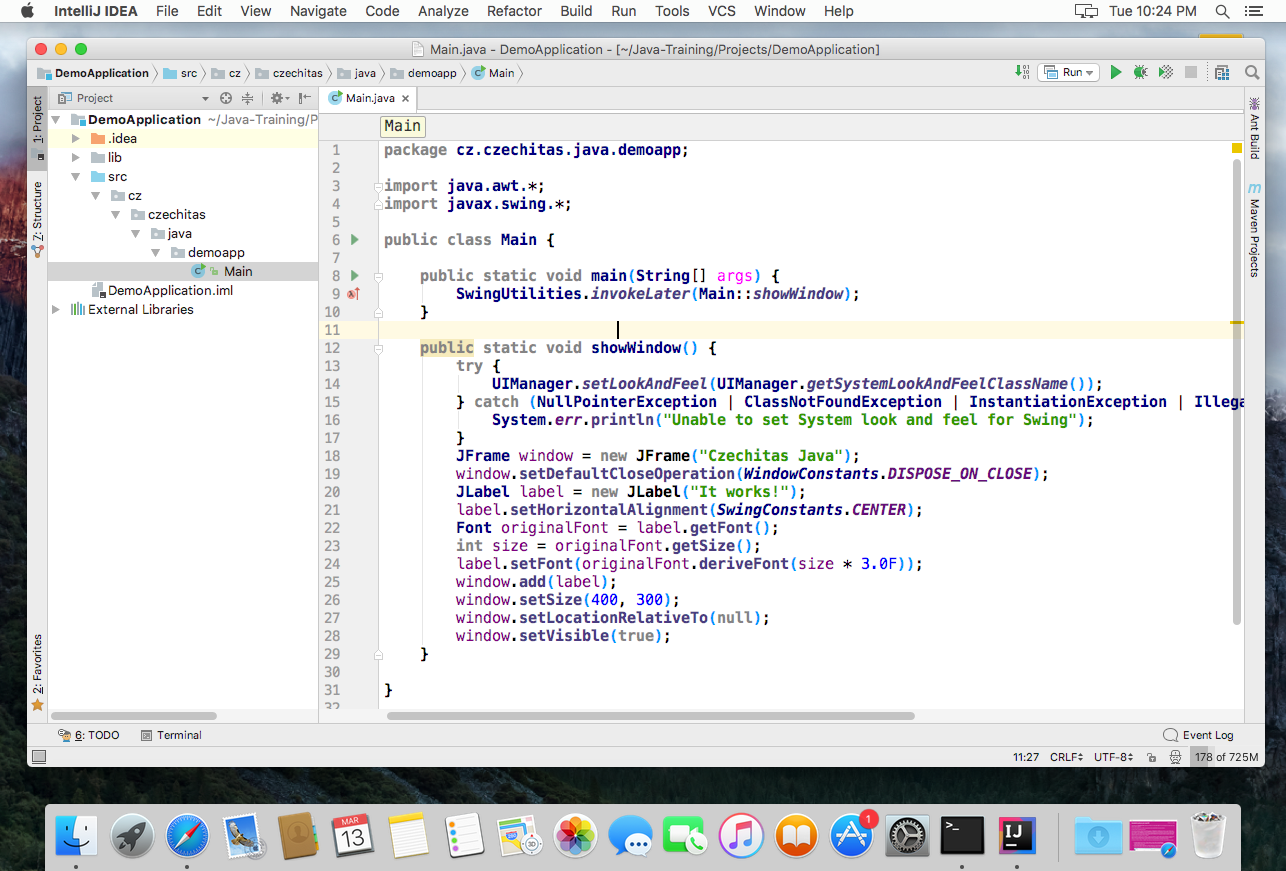
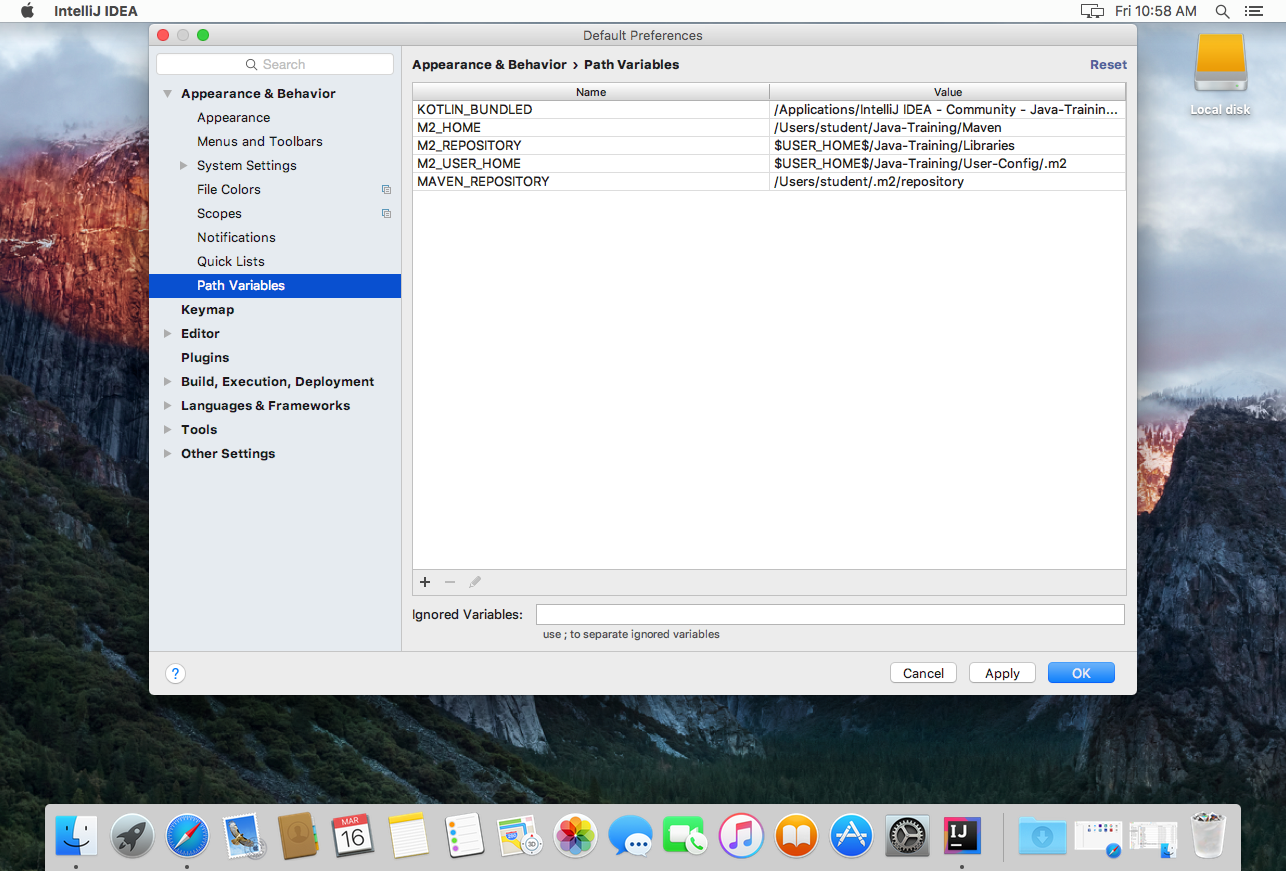
Revision of a layered w=1286, h=871 image; what changed, layer by layer:
renamed "Layer 1" to "Layer 2", moved it above "Layer 1", painted on it over [0, 4, 1286, 869]
renamed "Shape 1" to "Layer 1", painted on it over [0, 4, 1286, 869]
